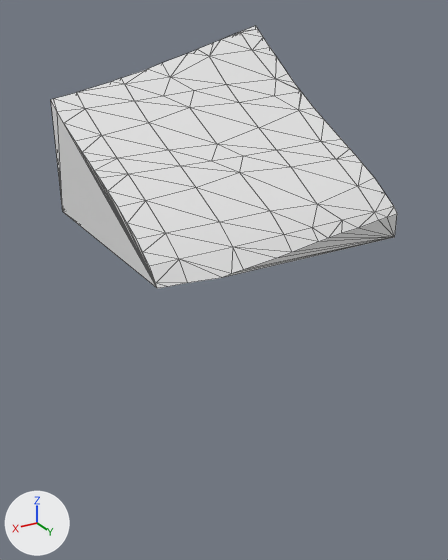
Renders of the glTF model assets/terrain/surface_pieces/surf_20_2.glb from each side of a commit.
The view is the same before and after, from a 50 mm camera at (-1.27, 108.1, -26.0) aimed at (-7.48, 97.76, -31.17). The lights are fixed; the arrows at lower left show +X, +Y and +Z. The first picture is the older version. Mesh edges are drawn as thin lines. Where no turn or scale is listed for an object, it has been applied to the vertices.

In view in the first picture: 'geometry_0'.
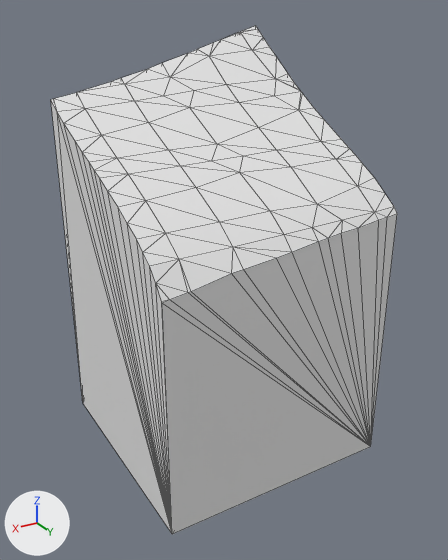
Pixel boxes (x1, y1, x2, y2) of what changed, in the pictures (448 x 560 px; the box of a moved part takes in the faces that stretch with it):
'geometry_0', reshaped (94% taller): before (51, 26, 397, 288); after (51, 26, 397, 534)
part 1 of me_geometry_0, moved or reshaped: before (53, 86, 396, 288); after (53, 86, 396, 534)

What changed in the scene script:
```text
Change me_geometry_0:
    used by ob_geometry_0; location = (0.0, 0.0, 0.0)
    remove me_geometry_0.from_pydata(...)  # 110 vertices, 216 faces; spans x -10.0..-5.0, y 95.0..100.0, z -30.0..-26.26
    add me_geometry_0.from_pydata(...)  # 112 vertices, 220 faces; spans x -10.0..-5.0, y 95.0..100.0, z -35.0..-26.26
    me_geometry_0 part 1
    5 vertices are removed from x -10.0..-5.0, y 95.0..100.0, z -30.0
    76 faces are deleted
    2 vertices move from x -5.52..-5.17, y 99.87..99.89, z -30.0 to x -5.47..-5.13, y 100.0, z -30.17..-30.12
    7 vertices are added at x -10.0..-5.0, y 95.0..100.0, z -35.0..-30.12
    80 new faces join them
```
